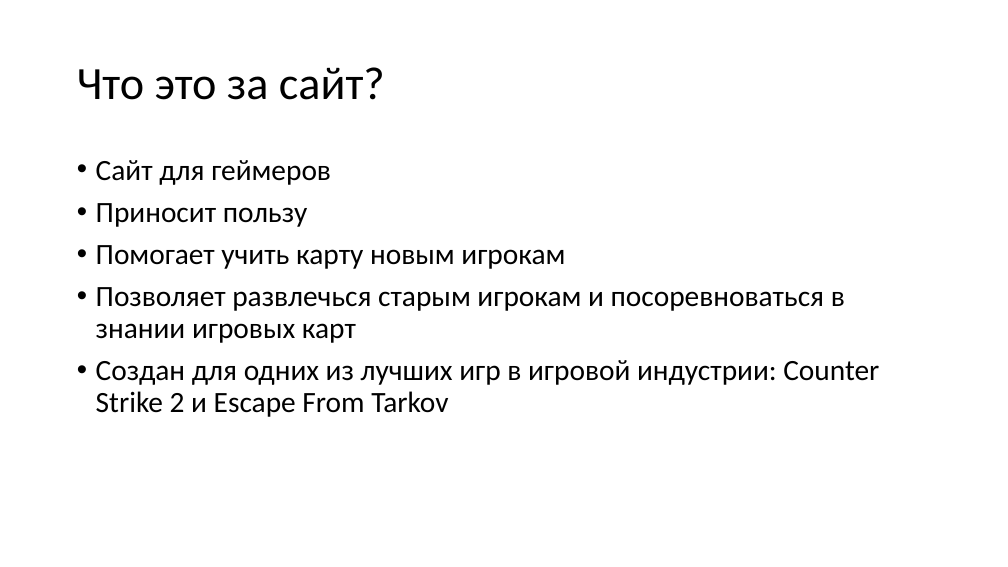
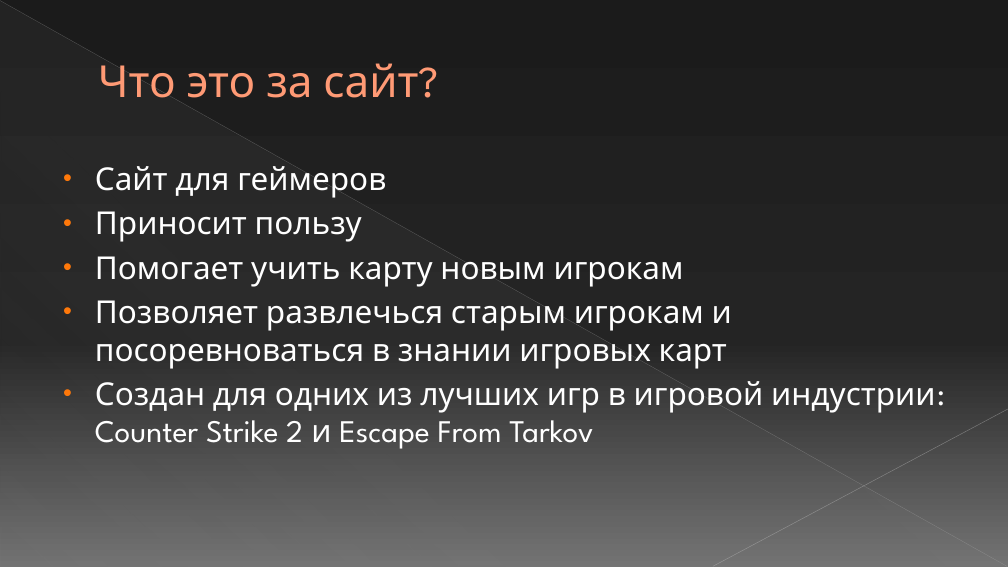
Before and after one commit to nikkitakotik64/ProSpot, a slide deck: slide 2 of presentation/ProSpot.pptx. Drawn at 1008x567 pixels with LibreOffice and Linux fonts; fonts in the diff are those of the drawing. Boxes give left, top, right and bottom in pixels: in the first picture for what was removed or moved away, otherwise in the second. Text is boxed around its words. In the diff, an @@ line names an element or a change of style, - is before the commit and + after.

```diff
--- a/presentation/ProSpot.pptx
+++ b/presentation/ProSpot.pptx
@@ background #FFFFFF to gradient #1C1C1C to #252525 to #737373 @@
@@ line added from (0, 1) to (1007, 566), #B5B5B5 0.39 pt @@
@@ right triangle added at (x1=1, y1=2, x2=1007, y2=567), fill gradient #7F7F7F @@
@@ title "Что это за сайт?" moved from (x1=77, y1=67, x2=385, y2=100) to (x1=98, y1=63, x2=418, y2=98) @@
@@ title "Что это за сайт?" at (x1=98, y1=63, x2=418, y2=98): size 44 to 42 pt, font Calibri to League Spartan, text colour #000000 to #FF9A75, letter outline none to #B05307 0.5 pt; indent changed; line spacing 0.9 to 1 @@
@@ text "Сайт для геймеров" at (x1=95, y1=166, x2=945, y2=449): size 28 to 30 pt, font Calibri to League Spartan, text colour #000000 to #FFFFFF; indent changed; line spacing 0.9 to 1; less space between paragraphs @@
@@ line added from (1008, 409) to (713, 566), #BEBEBE 0.47 pt @@
```
Also in this commit, not shown: 7 other slides changed, 1 slide removed, 14 other files.
